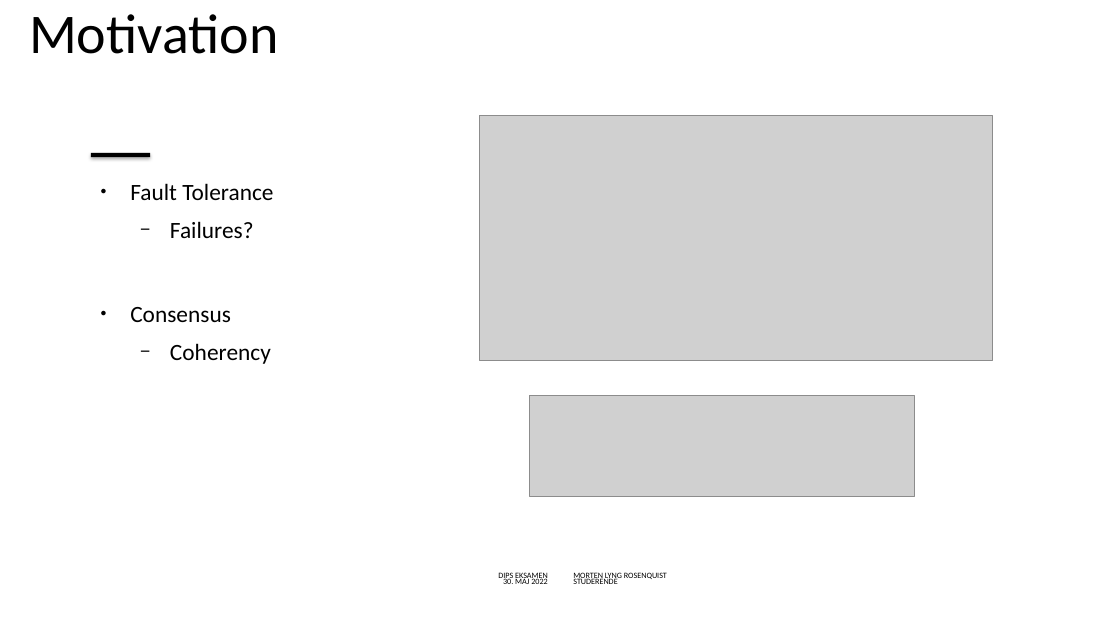
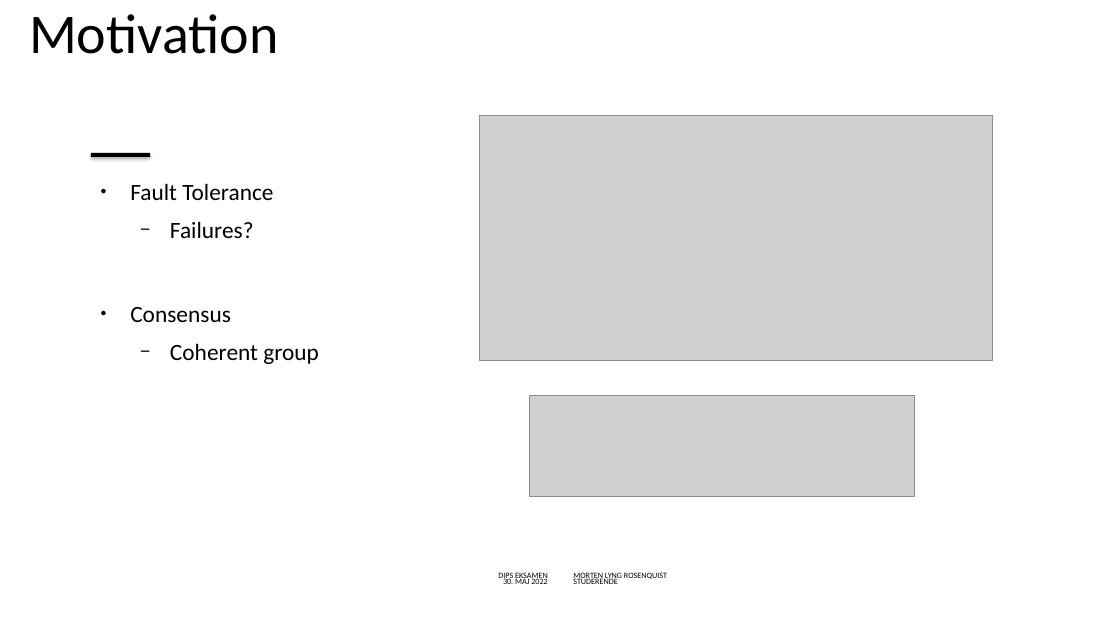
Before and after one commit to mlRosenquist/au-mlr-distributed-and-pervasive-systems, a slide deck: slide 13 of Præsentation.pptx. Drawn at 1120x630 pixels with LibreOffice and Linux fonts; fonts in the diff are those of the drawing; grey boxes stand for pictures; background and template pictures are left out. Boxes give left, top, right and bottom in pixels: in the first picture for what was removed or moved away, otherwise in the second. Text is boxed around its words. In the diff, an @@ line names an element or a change of style, - is before the commit and + after.

```diff
--- a/Præsentation.pptx
+++ b/Præsentation.pptx
@@ text at (170,343,319,364): text changed @@
-  − Coherency
+  − Coherent group
```
Also in this commit, not shown: 12 other slides changed.
